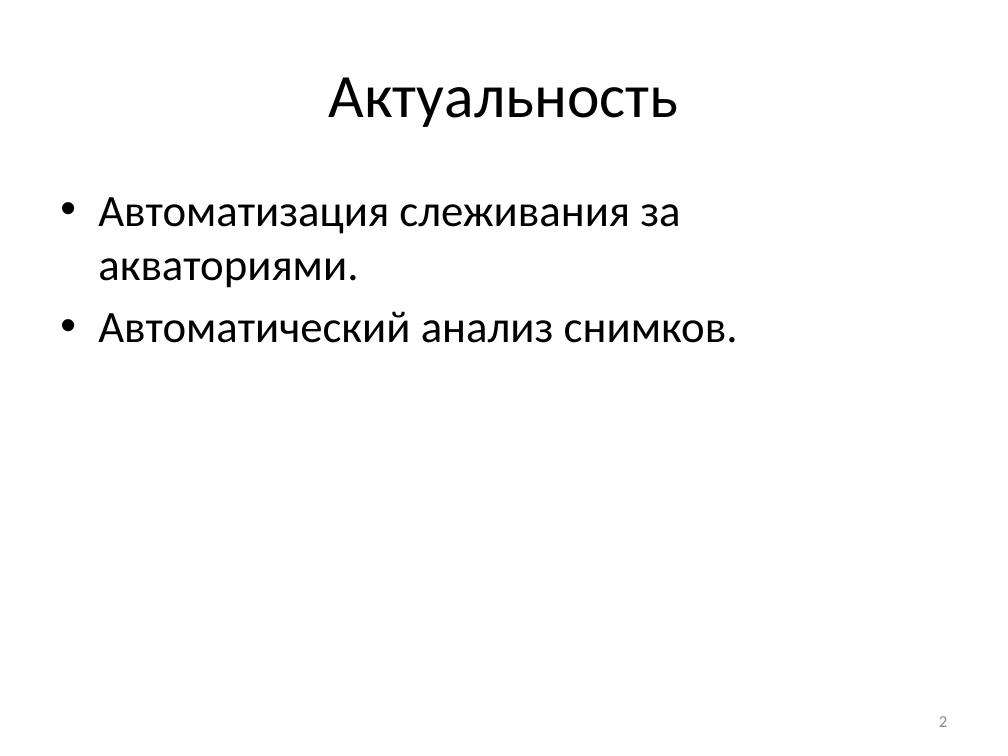
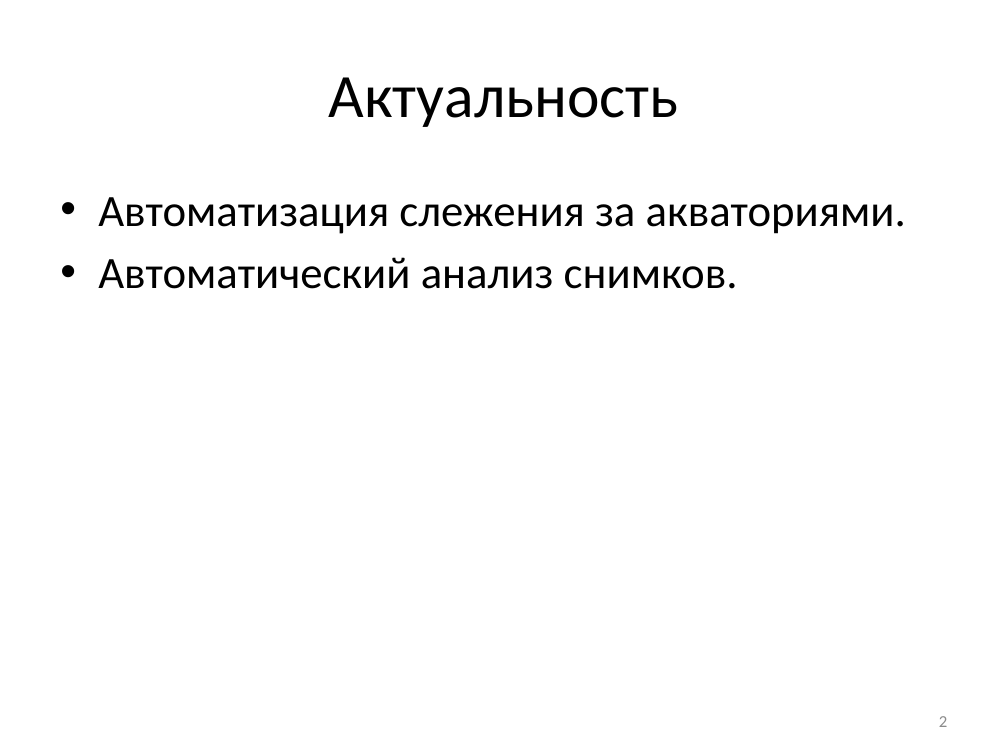
Before and after one commit to NecroArt/Diploma, a slide deck: slide 2 of docs/parts/conference.pptx. Drawn at 1008x756 pixels with LibreOffice and Linux fonts; fonts in the diff are those of the drawing. Boxes give left, top, right and bottom in pixels: in the first picture for what was removed or moved away, otherwise in the second. Text is boxed around its words. In the diff, an @@ line names an element or a change of style, - is before the commit and + after.

```diff
--- a/docs/parts/conference.pptx
+++ b/docs/parts/conference.pptx
@@ text at bbox=[98, 197, 906, 234]: text changed @@
-• Автоматизация слеживания за акваториями.
+• Автоматизация слежения за акваториями.
```
Also in this commit, not shown: 7 other slides changed, 2 slides added, 6 slides removed, 9 other files.
